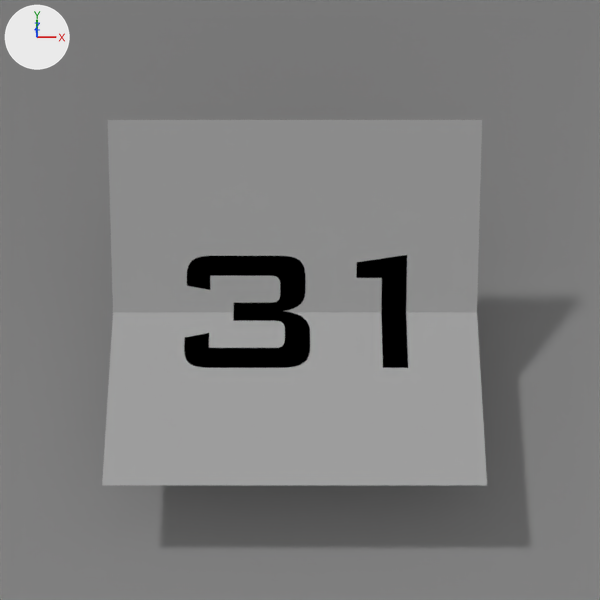
The Blender file apps/src/calendar.blend, before and after one commit.
Both versions are drawn from the file's camera 'Camera'. Arrows for +X, +Y and +Z are at upper left; the lights stay in place.

The older version as bpy lines, for what is in view:
```python
mat_material_002 = bpy.data.materials.new('Material.002')
mat_material_002.use_nodes = True; mat_material_002.node_tree.nodes.clear()
_N = mat_material_002.node_tree.nodes; _L = mat_material_002.node_tree.links
n0 = _N.new('ShaderNodeOutputMaterial'); n0.name = 'Material Output'
n1 = _N.new('ShaderNodeBsdfDiffuse'); n1.name = 'Diffuse BSDF.001'
n1.inputs[0].default_value = (0.376, 0.376, 0.376, 1.0)  # 'Color', grey #a5a5a5
n2 = _N.new('ShaderNodeBsdfDiffuse'); n2.name = 'Diffuse BSDF'
n2.inputs[0].default_value = (0.0, 0.0, 0.0, 1.0)  # 'Color', black #000000
n3 = _N.new('ShaderNodeTexImage'); n3.name = 'Image Texture'
n3.image = img_date_png
n4 = _N.new('ShaderNodeMixShader'); n4.name = 'Mix Shader'
_L.new(n4.outputs[0], n0.inputs[0])  # 'Shader' to 'Surface'
_L.new(n1.outputs[0], n4.inputs[1])  # 'BSDF' to 'Shader'
_L.new(n3.outputs[1], n4.inputs[0])  # 'Alpha' to 'Factor'
_L.new(n2.outputs[0], n4.inputs[2])  # 'BSDF' to 'Shader'
me_plane = bpy.data.meshes.new('Plane')
me_plane.from_pydata(...)  # 6 vertices, 2 faces; spans x -1.0..1.0, y -1.0..0.82, z 0.0..0.66
me_plane.materials.append(mat_material_002)
me_plane_001 = bpy.data.meshes.new('Plane.001')
me_plane_001.from_pydata([(1.0, -1.0, 0.0), (-1.0, -1.0, 0.0), (1.0, 1.0, 0.0), (-1.0, 1.0, 0.0), (1.0, 1.35, 0.28), (-1.0, 1.35, 0.28), (1.0, 1.55, 0.71), (-1.0, 1.55, 0.71), (1.0, 1.57, 1.74), (-1.0, 1.57, 1.74)], [], [(1, 0, 2, 3), (3, 2, 4, 5), (5, 4, 6, 7), (7, 6, 8, 9)])
me_plane_001.polygons.foreach_set('use_smooth', [True] * 4)
me_plane_001.materials.append(mat_floor)  # grey #878787
ob_plane = bpy.data.objects.new('Plane', me_plane_001)
ob_plane.location = (0.0, 0.0, 0.637)
ob_plane.scale = (3.95, 2.96, 2.96)
ob_plane_006 = bpy.data.objects.new('Plane.006', me_plane)
ob_plane_006.location = (0.348, 0.0, 1.069)
```
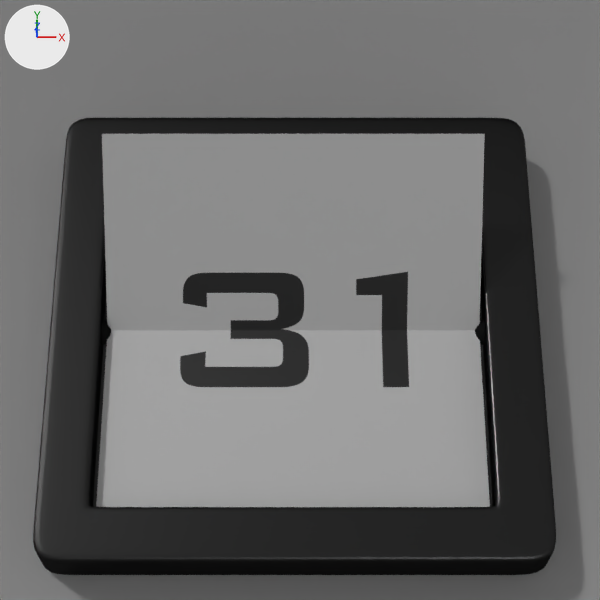
Commit message: / ‘apps/src/calendar.blend’ / ‘apps/src/calendar.blend1’

Pixel boxes [x1, y1, x2, y2] of what changed, in the pictures (600 x 600 px):
'Plane.006', surface changed, moved, rescaled
    before: [102, 120, 487, 485]
    after: [96, 134, 490, 507]
'Plane.007', added
    after: [33, 118, 556, 575]
'Sphere.001', added
    after: [475, 320, 485, 345]
'Sphere', added
    after: [101, 320, 111, 345]

Patch to the scene script:
```diff
--- a/apps/src/calendar.blend.py
+++ b/apps/src/calendar.blend.py
@@ mat_material_002 @@
 _N = mat_material_002.node_tree.nodes; _L = mat_material_002.node_tree.links
-n0 = _N.new('ShaderNodeOutputMaterial'); n0.name = 'Material Output'
 n1 = _N.new('ShaderNodeBsdfDiffuse'); n1.name = 'Diffuse BSDF.001'
@@ mat_material_002 @@
 n3.image = img_date_png
+n5 = _N.new('ShaderNodeMixShader'); n5.name = 'Mix Shader.001'
+n5.inputs[0].default_value = 0.0455  # 'Factor'
+n0 = _N.new('ShaderNodeOutputMaterial'); n0.name = 'Material Output'
 n4 = _N.new('ShaderNodeMixShader'); n4.name = 'Mix Shader'
-_L.new(n4.outputs[0], n0.inputs[0])  # 'Shader' to 'Surface'
+n6 = _N.new('ShaderNodeBsdfAnisotropic'); n6.name = 'Glossy BSDF'
+n6.distribution = 'GGX'
+n6.inputs[1].default_value = 0.387  # 'Roughness'
 _L.new(n1.outputs[0], n4.inputs[1])  # 'BSDF' to 'Shader'
@@ mat_material_002 @@
 _L.new(n2.outputs[0], n4.inputs[2])  # 'BSDF' to 'Shader'
+_L.new(n4.outputs[0], n5.inputs[1])  # 'Shader' to 'Shader'
+_L.new(n5.outputs[0], n0.inputs[0])  # 'Shader' to 'Surface'
+_L.new(n6.outputs[0], n5.inputs[2])  # 'BSDF' to 'Shader'
@@ mat_clock @@
+mat_clock = bpy.data.materials.new('clock')
+# nodes: BsdfAnisotropic, BsdfDiffuse, MixShader, OutputMaterial
+# colours: black #000000
@@ mat_hinge @@
+mat_hinge = diffuse_material('hinge')
+mat_hinge.base_color = (0.00637, 0.00637, 0.00637)  # black #131313
@@ me_plane_006 @@
+me_plane_006.from_pydata(...)  # 240 vertices, 226 faces; spans x -1.27..1.27, y -1.27..1.27, z -0.32..-0.06
+me_plane_006.materials.append(mat_clock)
@@ me_sphere @@
+me_sphere.from_pydata(...)  # a UV sphere (32 segments, 16 rings, poles along z) spanning x -1.0..1.0, y -1.0..1.0, z -1.0..1.0
+me_sphere.materials.append(mat_hinge)  # black #131313
@@ ob_plane_006 @@
 ob_plane_006 = bpy.data.objects.new('Plane.006', me_plane)
-ob_plane_006.location = (0.348, 0.0, 1.069)
+ob_plane_006.location = (0.339, 0.0, 0.839)
+ob_plane_006.scale = (1.05, 1.05, 1.05)
@@ ob_plane_007 @@
+ob_plane_007 = bpy.data.objects.new('Plane.007', me_plane_006)
+ob_plane_007.location = (0.348, 0.0, 1.015)
+ob_plane_007.scale = (1.07, 1.07, 1.07)
+_m = ob_plane_007.modifiers.new('Subsurf', 'SUBSURF')
+_m.levels = 2
@@ ob_sphere @@
+ob_sphere = bpy.data.objects.new('Sphere', me_sphere)
+ob_sphere.location = (-0.764, -0.006, 0.808)
+ob_sphere.scale = (0.083, 0.083, 0.083)
@@ ob_sphere_001 @@
+ob_sphere_001 = bpy.data.objects.new('Sphere.001', me_sphere.copy())
+ob_sphere_001.location = (1.438, -0.006, 0.808)
+ob_sphere_001.scale = (0.083, 0.083, 0.083)
```
